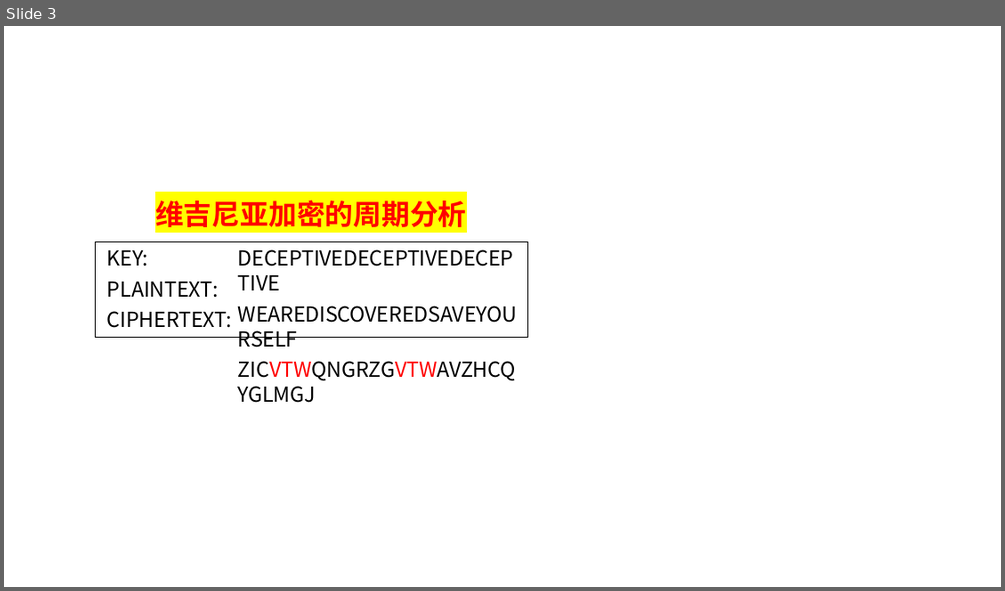
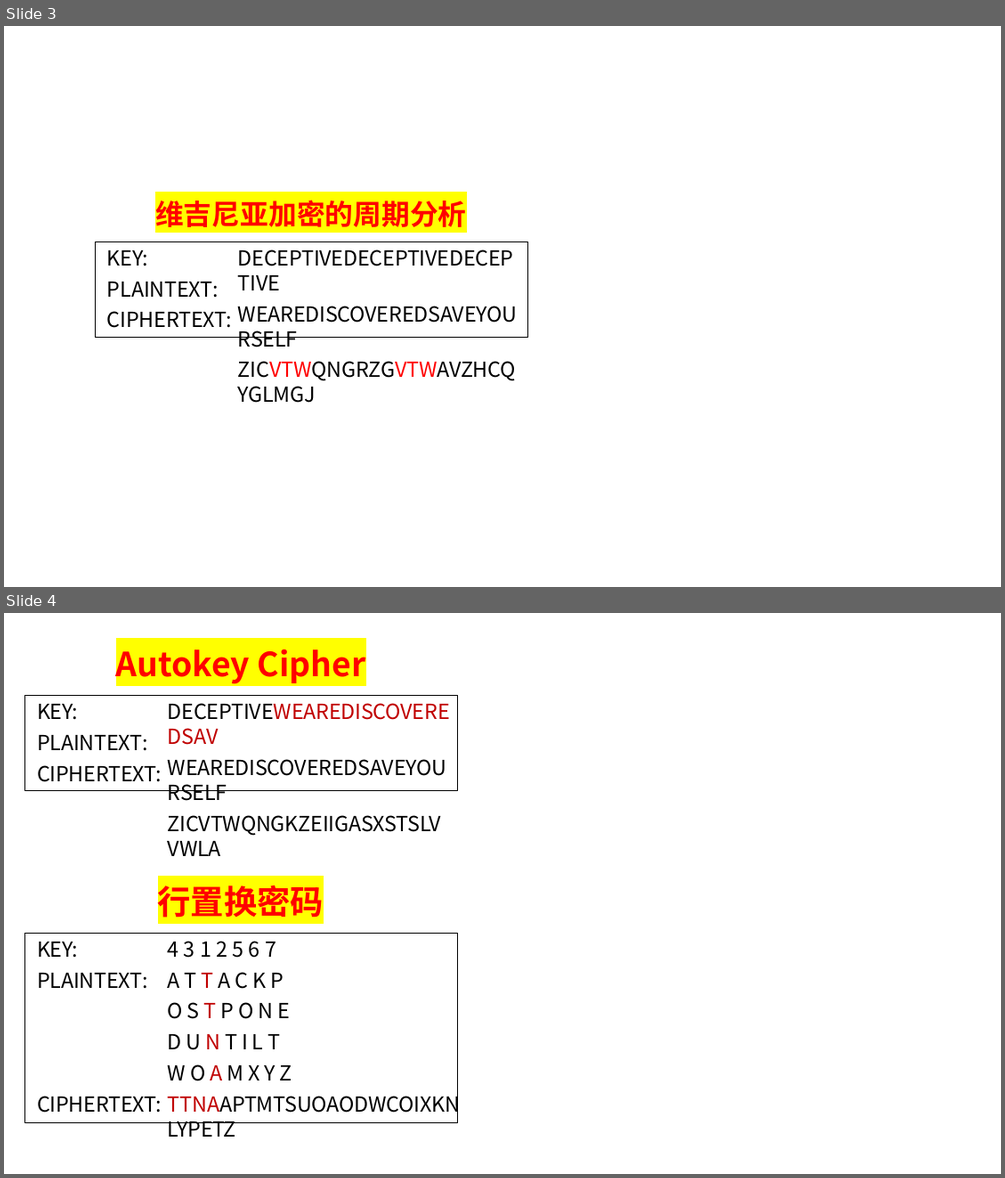
Before and after one commit to guofei9987/a, a slide deck: computer/cipher/chipper.pptx. Shown one above the other, each under a label of ours: slide 3 before the commit, slides 3 and 4 after it. The pictures are 1005x591 and 1005x1178 pixels, drawn with LibreOffice and Linux fonts; fonts in the diff are those of the drawing. Boxes give left, top, right and bottom in pixels: in the first picture for what was removed or moved away, otherwise in the second. Text is boxed around its words. In the diff, an @@ line names an element or a change of style, - is before the commit and + after.

```diff
--- a/computer/cipher/chipper.pptx
+++ b/computer/cipher/chipper.pptx
@@ slide 4 added at (4, 613, 1001, 1174), background #FFFFFF @@
@@ text added at (116, 649, 366, 684), 32 pt, text #FF0000, bold @@
+Autokey Cipher
@@ rectangle added at (24, 695, 457, 791), outline #000000 0.25 pt, 20 pt, text #000000 @@
+KEY:
+PLAINTEXT:
+CIPHERTEXT:
@@ text added at (155, 695, 457, 791), 20 pt, text #000000 @@
+DECEPTIVEWEAREDISCOVEREDSAV
+WEAREDISCOVEREDSAVEYOURSELF
+ZICVTWQNGKZEIIGASXSTSLVVWLA
@@ text added at (158, 880, 324, 923), 32 pt, text #FF0000, bold @@
+行置换密码
@@ rectangle added at (24, 933, 457, 1122), outline #000000 0.25 pt, 20 pt, text #000000 @@
+KEY:
+PLAINTEXT:
+CIPHERTEXT:
@@ text added at (168, 941, 292, 1081), 20 pt, text #000000 @@
+4 3 1 2 5 6 7
+A T T A C K P
+O S T P O N E
+D U N T I L T
+W O A M X Y Z
+TTNAAPTMTSUOAODWCOIXKNLYPETZ
```
Also in this commit, not shown: 18 other slides added, 1 slide removed, 7 other files.
